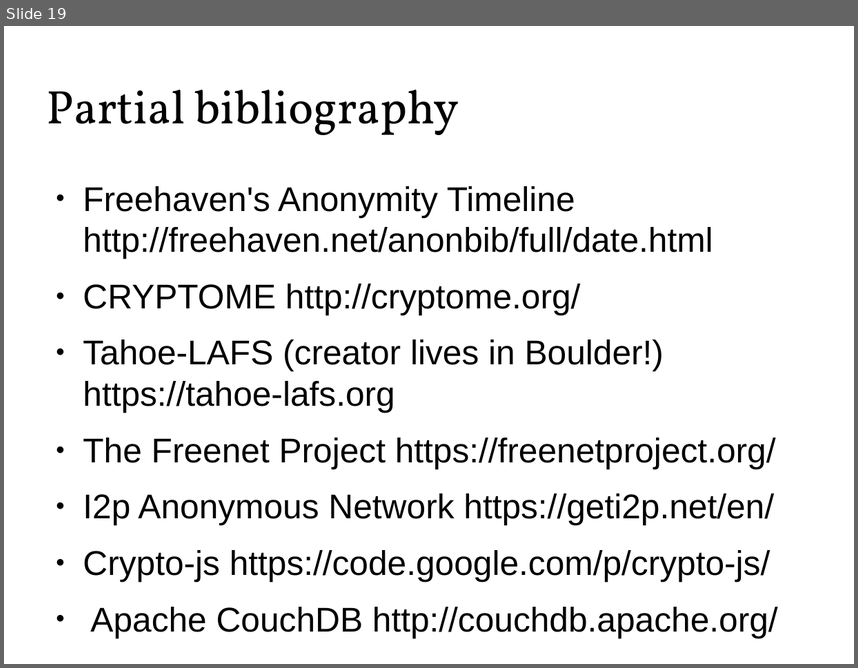
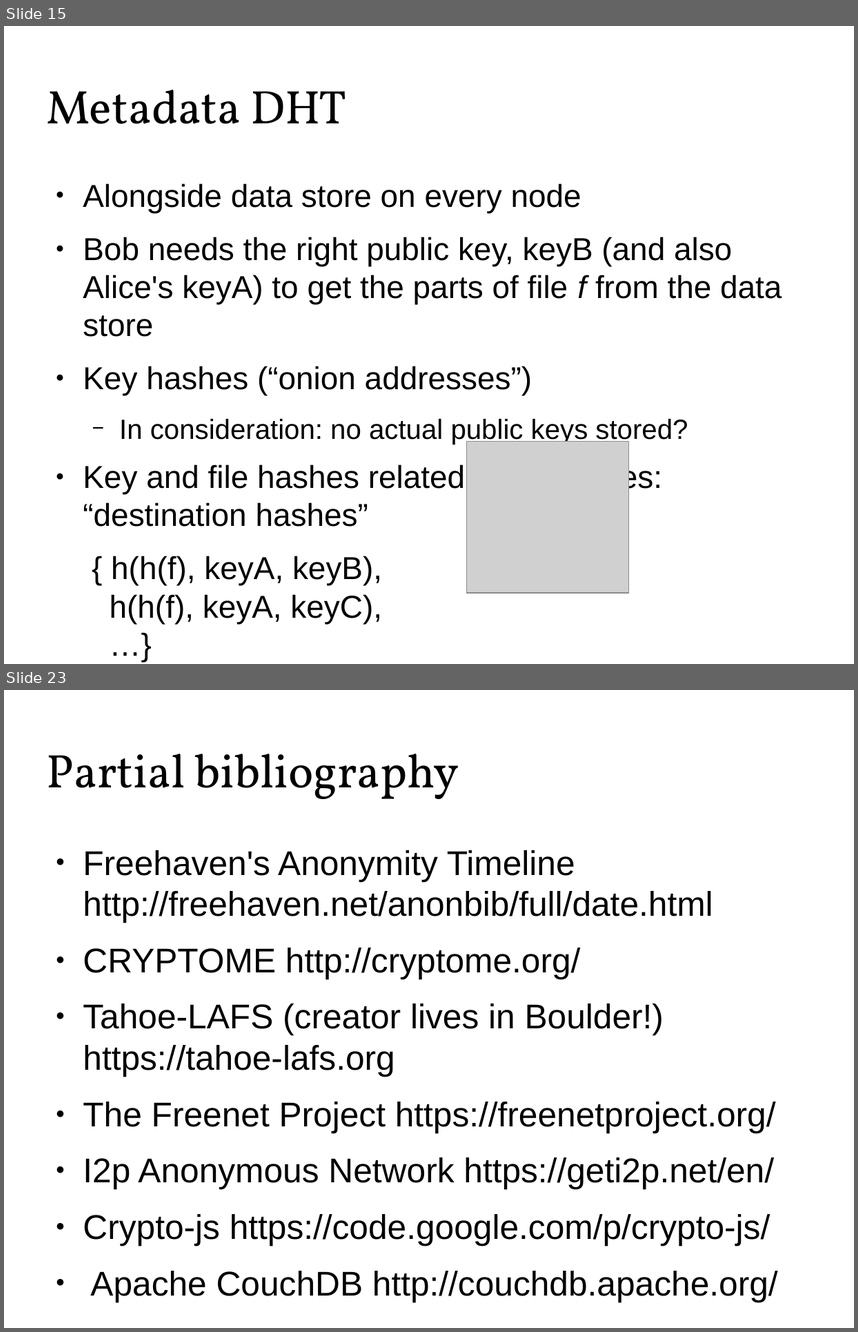
Before and after one commit to Zandrr/phonebook.js, a slide deck: documentation/ecen5013_presentation.odp. Shown one above the other, each under a label of ours: slide 19 before the commit, slides 15 and 23 after it; the slides between them are not shown. The pictures are 858x668 and 858x1332 pixels, drawn with LibreOffice and Linux fonts; fonts in the diff are those of the drawing; grey boxes stand for pictures. Boxes give left, top, right and bottom in pixels: in the first picture for what was removed or moved away, otherwise in the second. Text is boxed around its words. In the diff, an @@ line names an element or a change of style, - is before the commit and + after.

```diff
--- a/documentation/ecen5013_presentation.odp
+++ b/documentation/ecen5013_presentation.odp
@@ slide 15 added at (x1=4, y1=26, x2=854, y2=664), background #FFFFFF @@
@@ title added at (x1=47, y1=89, x2=346, y2=124), 44 pt, text #000000 @@
+Metadata DHT
@@ text added at (x1=83, y1=183, x2=782, y2=624), 29.6 pt, text #000000 @@
+● Alongside data store on every node
+● Bob needs the right public key, keyB (and also Alice's keyA) to get the parts of file f from the data store
+● Key hashes (“onion addresses”)
+  − In consideration: no actual public keys stored?
+● Key and file hashes related to file names: “destination hashes”
+{ h(h(f), keyA, keyB),
+h(h(f), keyA, keyC),
+…}
@@ picture added at (x1=467, y1=441, x2=629, y2=592) @@
@@ what was slide 19 is now slide 23 @@
```
Also in this commit, not shown: 11 slides changed, 8 other slides added, 5 slides removed.
